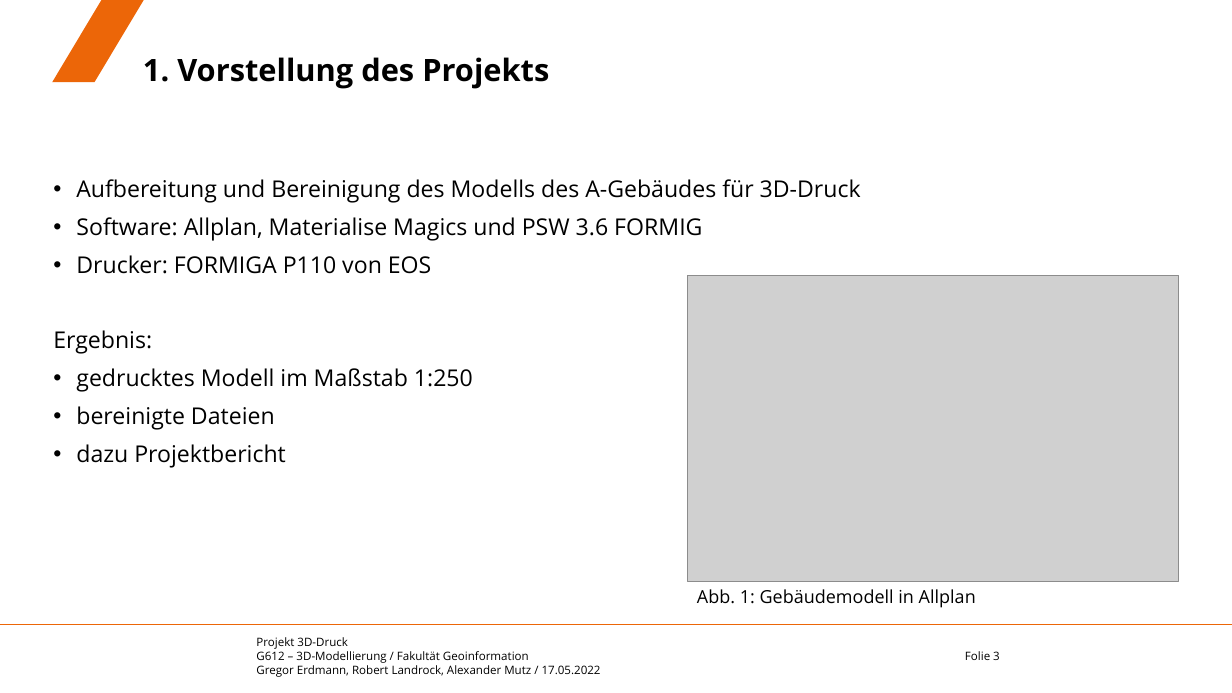
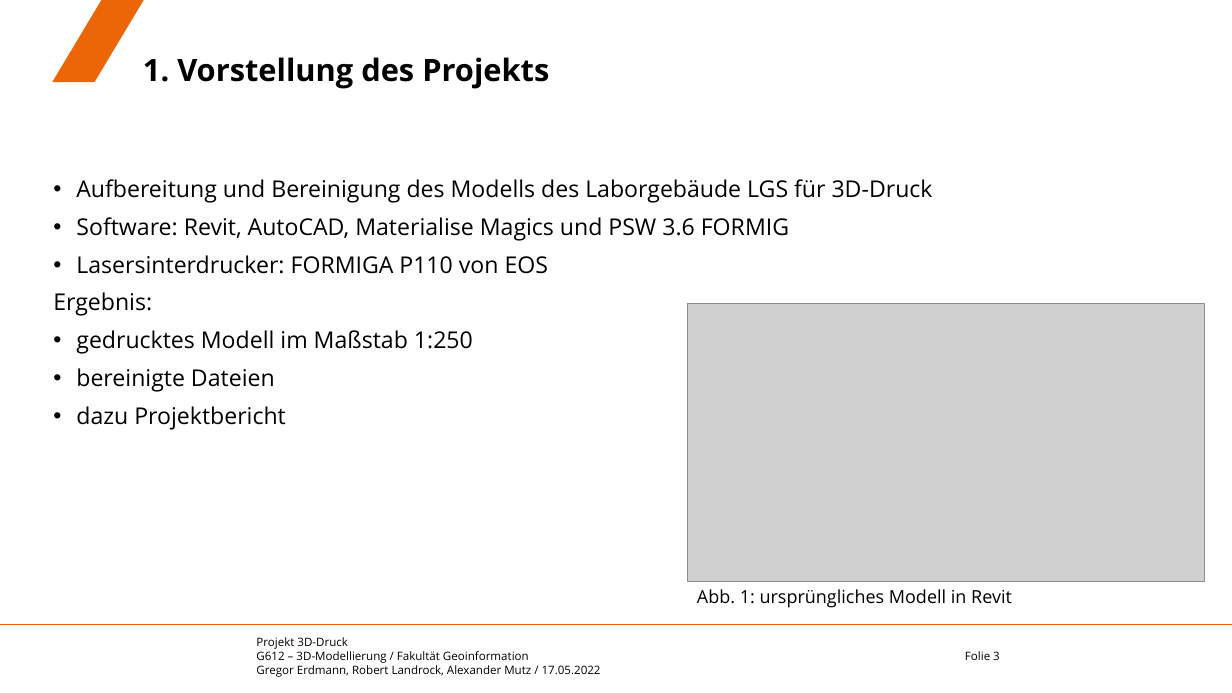
Before and after one commit to eamutz/LGS_print, a slide deck: slide 3 of zwischenvortrag.pptx. Drawn at 1232x693 pixels with LibreOffice and Linux fonts; fonts in the diff are those of the drawing; grey boxes stand for pictures; background and template pictures are left out. Boxes give left, top, right and bottom in pixels: in the first picture for what was removed or moved away, otherwise in the second. Text is boxed around its words. In the diff, an @@ line names an element or a change of style, - is before the commit and + after.

```diff
--- a/zwischenvortrag.pptx
+++ b/zwischenvortrag.pptx
@@ text at [76, 179, 933, 274]: text changed @@
-• Aufbereitung und Bereinigung des Modells des A-Gebäudes für 3D-Druck
-• Software: Allplan, Materialise Magics und PSW 3.6 FORMIG
-• Drucker: FORMIGA P110 von EOS
+• Aufbereitung und Bereinigung des Modells des Laborgebäude LGS für 3D-Druck
+• Software: Revit, AutoCAD, Materialise Magics und PSW 3.6 FORMIG
+• Lasersinterdrucker: FORMIGA P110 von EOS
@@ picture: place and size @@
-picture at [688, 275, 1178, 581]
+picture at [688, 303, 1204, 581]
@@ text at [697, 589, 1012, 608]: text changed @@
-Abb. 1: Gebäudemodell in Allplan
+Abb. 1: ursprüngliches Modell in Revit
```
Also in this commit, not shown: 5 other slides changed.
